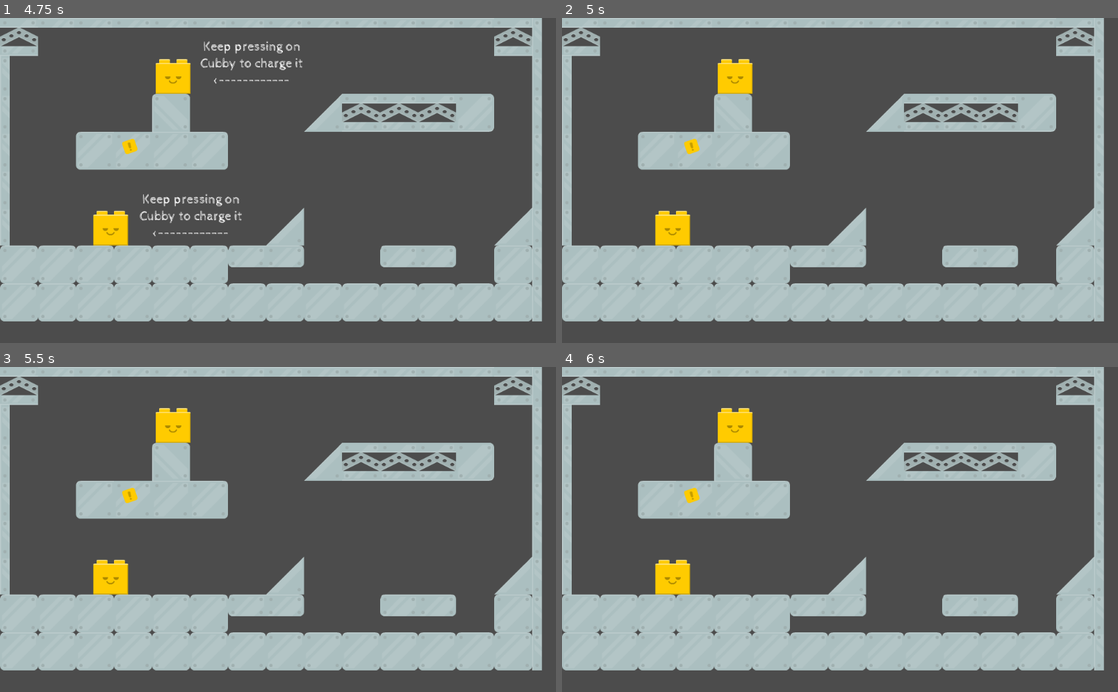
Above: before the commit, frames 1-4 (two rows, left to right).
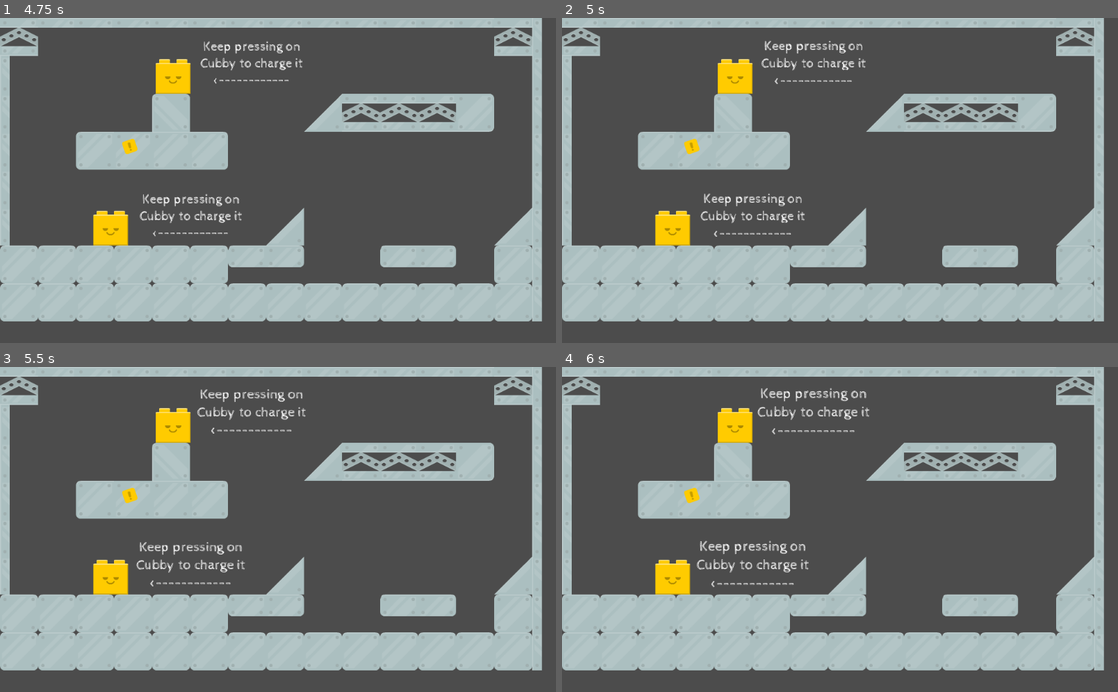
Above: after the commit, the same moments.

Repository: jjramos-dev/Brackeys2020-4
Game: Godot game, scene res://Puppets/PuppetGeneric/PuppetTestJuanjo.tscn
The game is run twice, just before and just after one commit, with the same random seed, the same clock (stepped at 60 frames per second) and the same inputs.
Inputs (mouse positions are in pixels of both pictures, inside the frame that each line leads up to):
- Up to frame 1 (4.75 s): move the mouse to (111, 229) at 0.52 s; hold Right (right) 0.53-2.03 s; click (111, 229) at 0.67 s; tap Space (jump) at 0.77, 1.52, 3.02, 3.77, 4.52 s; move the mouse to (172, 76) at 1.27 s; click (172, 76) at 1.42 s; move the mouse to (333, 109) at 2.02 s; hold Left (left) 2.03-2.78 s; click (333, 109) at 2.17 s; move the mouse to (250, 245) at 2.77 s; hold Right (right) 2.78-4.28 s; click (250, 245) at 2.92 s; move the mouse to (444, 229) at 3.52 s; click (444, 229) at 3.67 s; move the mouse to (111, 131) at 4.27 s; hold Left (left) from 4.28 s (still down); click (111, 131) at 4.42 s
- Up to frame 2 (5 s): keep holding Left (left)
- Up to frame 3 (5.5 s): move the mouse to (305, 529) at 5.02 s; release Left (left) at 5.03 s; hold Right (right) from 5.03 s (still down); click (305, 529) at 5.17 s
- Up to frame 4 (6 s): move the mouse to (756, 448) at 5.77 s; release Right (right) at 5.78 s; hold Left (left) from 5.78 s (still down); click (756, 448) at 5.92 s

Frame 1 is identical in both runs. In frame 2, 1.1% of the frame differs, in the area x 24-55%, y 7-68%; in frame 3, 1.1%; in frame 4, 1.2%, in the area x 24-56%, y 6-68%.

Commit message:
Generic Puppet owns a state machine.

Diff:
--- a/Game/Puppets/Puppet1/Puppet1.gd
+++ b/Game/Puppets/Puppet1/Puppet1.gd
@@ -1,7 +1,5 @@
 extends Puppet
 
-enum STATE {IDLE, WALKING, RECHARGING}
-var state=STATE.IDLE
 
 # Called when the node enters the scene tree for the first time.
 func _ready():
@@ -12,15 +10,15 @@
 	if recharging:
 		state=STATE.RECHARGING
 	elif energy>0:
-		state=STATE.WALKING
+		state=STATE.DISCHARGING
 	else:
 		state=STATE.IDLE
 
 	match state:
 		STATE.IDLE:
 			$AnimationPlayer.play("idle")
-		STATE.WALKING:
 
+		STATE.DISCHARGING:
 			apply_charge(energy,delta)
 			$AnimationPlayer.play("walking")
 
--- /dev/null
+++ b/Game/Puppets/Puppet1/Puppet1TestJuanjo.tscn
@@ -0,0 +1,508 @@
+[gd_scene load_steps=27 format=2]
+
+[ext_resource path="res://Puppets/PuppetGeneric/Puppet.tscn" type="PackedScene" id=1]
+[ext_resource path="res://gui/Hint.tscn" type="PackedScene" id=2]
+[ext_resource path="res://Puppets/PuppetGeneric/GUI.gd" type="Script" id=3]
+[ext_resource path="res://Levels/TestLevel/Graphics/sheet.png" type="Texture" id=4]
+[ext_resource path="res://Player/player.tscn" type="PackedScene" id=5]
+[ext_resource path="res://Puppets/Puppet1/Puppet1.tscn" type="PackedScene" id=6]
+
+[sub_resource type="ConvexPolygonShape2D" id=1]
+points = PoolVector2Array( 70, 70, 0, 70, 0, 0, 70, 0 )
+
+[sub_resource type="ConvexPolygonShape2D" id=2]
+points = PoolVector2Array( 0, 0, 70, 0, 70, 70, 0, 70 )
+
+[sub_resource type="ConvexPolygonShape2D" id=3]
+points = PoolVector2Array( 1.04163, 9.85689, 69.9074, 9.27818, 69.9074, 59.0467, -0.115784, 60.2041 )
+
+[sub_resource type="ConvexPolygonShape2D" id=4]
+points = PoolVector2Array( 0, 0, 70, 0, 68.3101, 39.5193, -0.555664, 40.098 )
+
+[sub_resource type="ConvexPolygonShape2D" id=5]
+points = PoolVector2Array( 0, 0, 70, 0, 68.8657, 40.0749, -0.578766, 40.6536 )
+
+[sub_resource type="ConvexPolygonShape2D" id=6]
+points = PoolVector2Array( 0, 0, 70, 0, 69.4675, 40.0749, 0.0230713, 40.0749 )
+
+[sub_resource type="ConvexPolygonShape2D" id=7]
+points = PoolVector2Array( 68.2638, -0.434418, 68.2638, 68.4313, 1.13419, 69.01 )
+
+[sub_resource type="ConvexPolygonShape2D" id=8]
+points = PoolVector2Array( 0, 0, 70, 0, 70, 70, 0, 70 )
+
+[sub_resource type="ConvexPolygonShape2D" id=9]
+points = PoolVector2Array( 0, 0, 70, 0, 70, 70, 0, 70 )
+
+[sub_resource type="ConvexPolygonShape2D" id=10]
+points = PoolVector2Array( 0, 0, 70, 0, 70, 70, 0, 70 )
+
+[sub_resource type="ConvexPolygonShape2D" id=11]
+points = PoolVector2Array( 0, 0, 70, 0, 69.9999, 18.4292, -0.0232239, 18.4292 )
+
+[sub_resource type="ConvexPolygonShape2D" id=12]
+points = PoolVector2Array( 0, 0, 70, 0, 70, 70, 0, 70 )
+
+[sub_resource type="ConvexPolygonShape2D" id=13]
+points = PoolVector2Array( 0, 0, 70, 0, 70, 70, 0, 70 )
+
+[sub_resource type="ConvexPolygonShape2D" id=14]
+points = PoolVector2Array( 70, 70, 0, 70, 0, 0, 0, 0 )
+
+[sub_resource type="ConvexPolygonShape2D" id=15]
+points = PoolVector2Array( 0, 0, 70, 0, 68, 39, -3, 41 )
+
+[sub_resource type="ConvexPolygonShape2D" id=16]
+points = PoolVector2Array( 0, 0, 70, 0, 70, 70, 0, 70 )
+
+[sub_resource type="ConvexPolygonShape2D" id=17]
+points = PoolVector2Array( 0, 0, 70, 0, 70, 70, 0, 70 )
+
+[sub_resource type="ConvexPolygonShape2D" id=18]
+points = PoolVector2Array( 0, 0, 70, 0, 70, 70, 0, 70 )
+
+[sub_resource type="ConvexPolygonShape2D" id=19]
+points = PoolVector2Array( 0, 0, 70, 0, 70, 70, 0, 70 )
+
+[sub_resource type="TileSet" id=20]
+0/name = "sheet.png 0"
+0/texture = ExtResource( 4 )
+0/tex_offset = Vector2( 0, 0 )
+0/modulate = Color( 1, 1, 1, 1 )
+0/region = Rect2( 0, 70, 70, 70 )
+0/tile_mode = 0
+0/occluder_offset = Vector2( 0, 0 )
+0/navigation_offset = Vector2( 0, 0 )
+0/shape_offset = Vector2( 0, 0 )
+0/shape_transform = Transform2D( 1, 0, 0, 1, 0, 0 )
+0/shape = SubResource( 1 )
+0/shape_one_way = false
+0/shape_one_way_margin = 1.0
+0/shapes = [ {
+"autotile_coord": Vector2( 0, 0 ),
+"one_way": false,
+"one_way_margin": 1.0,
+"shape": SubResource( 1 ),
+"shape_transform": Transform2D( 1, 0, 0, 1, 0, 0 )
+} ]
+0/z_index = 0
+1/name = "sheet.png 1"
+1/texture = ExtResource( 4 )
+1/tex_offset = Vector2( 0, 0 )
+1/modulate = Color( 1, 1, 1, 1 )
+1/region = Rect2( 70, 70, 70, 70 )
+1/tile_mode = 0
+1/occluder_offset = Vector2( 0, 0 )
+1/navigation_offset = Vector2( 0, 0 )
+1/shape_offset = Vector2( 0, 0 )
+1/shape_transform = Transform2D( 1, 0, 0, 1, 0, 0 )
+1/shape = SubResource( 2 )
+1/shape_one_way = false
+1/shape_one_way_margin = 1.0
+1/shapes = [ {
+"autotile_coord": Vector2( 0, 0 ),
+"one_way": false,
+"one_way_margin": 1.0,
+"shape": SubResource( 2 ),
+"shape_transform": Transform2D( 1, 0, 0, 1, 0, 0 )
+} ]
+1/z_index = 0
+2/name = "sheet.png 2"
+2/texture = ExtResource( 4 )
+2/tex_offset = Vector2( 0, 0 )
+2/modulate = Color( 1, 1, 1, 1 )
+2/region = Rect2( 140, 70, 70, 70 )
+2/tile_mode = 0
+2/occluder_offset = Vector2( 0, 0 )
+2/navigation_offset = Vector2( 0, 0 )
+2/shape_offset = Vector2( 0, 0 )
+2/shape_transform = Transform2D( 1, 0, 0, 1, 0, 0 )
+2/shape = SubResource( 12 )
+2/shape_one_way = false
+2/shape_one_way_margin = 1.0
+2/shapes = [ {
+"autotile_coord": Vector2( 0, 0 ),
+"one_way": false,
+"one_way_margin": 1.0,
+"shape": SubResource( 12 ),
+"shape_transform": Transform2D( 1, 0, 0, 1, 0, 0 )
+} ]
+2/z_index = 0
+3/name = "sheet.png 3"
+3/texture = ExtResource( 4 )
+3/tex_offset = Vector2( 0, 0 )
+3/modulate = Color( 1, 1, 1, 1 )
+3/region = Rect2( 210, 70, 70, 70 )
+3/tile_mode = 0
+3/occluder_offset = Vector2( 0, 0 )
+3/navigation_offset = Vector2( 0, 0 )
+3/shape_offset = Vector2( 0, 0 )
+3/shape_transform = Transform2D( 1, 0, 0, 1, 0, 0 )
+3/shape = SubResource( 13 )
+3/shape_one_way = false
+3/shape_one_way_margin = 1.0
+3/shapes = [ {
+"autotile_coord": Vector2( 0, 0 ),
+"one_way": false,
+"one_way_margin": 1.0,
+"shape": SubResource( 13 ),
+"shape_transform": Transform2D( 1, 0, 0, 1, 0, 0 )
+} ]
+3/z_index = 0
+4/name = "sheet.png 4"
+4/texture = ExtResource( 4 )
+4/tex_offset = Vector2( 0, 0 )
+4/modulate = Color( 1, 1, 1, 1 )
+4/region = Rect2( 350, 70, 70, 70 )
+4/tile_mode = 0
+4/occluder_offset = Vector2( 0, 0 )
+4/navigation_offset = Vector2( 0, 0 )
+4/shape_offset = Vector2( 0, 0 )
+4/shape_transform = Transform2D( 1, 0, 0, 1, 0, 0 )
+4/shape = SubResource( 14 )
+4/shape_one_way = false
+4/shape_one_way_margin = 1.0
+4/shapes = [ {
+"autotile_coord": Vector2( 0, 0 ),
+"one_way": false,
+"one_way_margin": 1.0,
+"shape": SubResource( 14 ),
+"shape_transform": Transform2D( 1, 0, 0, 1, 0, 0 )
+} ]
+4/z_index = 0
+5/name = "sheet.png 5"
+5/texture = ExtResource( 4 )
+5/tex_offset = Vector2( 0, 0 )
+5/modulate = Color( 1, 1, 1, 1 )
+5/region = Rect2( 490, 140, 70, 70 )
+5/tile_mode = 0
+5/occluder_offset = Vector2( 0, 0 )
+5/navigation_offset = Vector2( 0, 0 )
+5/shape_offset = Vector2( 0, 0 )
+5/shape_transform = Transform2D( 1, 0, 0, 1, 0, 0 )
+5/shape = SubResource( 15 )
+5/shape_one_way = false
+5/shape_one_way_margin = 1.0
+5/shapes = [ {
+"autotile_coord": Vector2( 0, 0 ),
+"one_way": false,
+"one_way_margin": 1.0,
+"shape": SubResource( 15 ),
+"shape_transform": Transform2D( 1, 0, 0, 1, 0, 0 )
+} ]
+5/z_index = 0
+6/name = "sheet.png 6"
+6/texture = ExtResource( 4 )
+6/tex_offset = Vector2( 0, 0 )
+6/modulate = Color( 1, 1, 1, 1 )
+6/region = Rect2( 0, 210, 70, 70 )
+6/tile_mode = 0
+6/occluder_offset = Vector2( 0, 0 )
+6/navigation_offset = Vector2( 0, 0 )
+6/shape_offset = Vector2( 0, 0 )
+6/shape_transform = Transform2D( 1, 0, 0, 1, 0, 0 )
+6/shape = SubResource( 16 )
+6/shape_one_way = false
+6/shape_one_way_margin = 1.0
+6/shapes = [ {
+"autotile_coord": Vector2( 0, 0 ),
+"one_way": false,
+"one_way_margin": 1.0,
+"shape": SubResource( 16 ),
+"shape_transform": Transform2D( 1, 0, 0, 1, 0, 0 )
+} ]
+6/z_index = 0
+7/name = "sheet.png 7"
+7/texture = ExtResource( 4 )
+7/tex_offset = Vector2( 0, 0 )
+7/modulate = Color( 1, 1, 1, 1 )
+7/region = Rect2( 70, 210, 70, 70 )
+7/tile_mode = 0
+7/occluder_offset = Vector2( 0, 0 )
+7/navigation_offset = Vector2( 0, 0 )
+7/shape_offset = Vector2( 0, 0 )
+7/shape_transform = Transform2D( 1, 0, 0, 1, 0, 0 )
+7/shape = SubResource( 17 )
+7/shape_one_way = false
+7/shape_one_way_margin = 1.0
+7/shapes = [ {
+"autotile_coord": Vector2( 0, 0 ),
+"one_way": false,
+"one_way_margin": 1.0,
+"shape": SubResource( 17 ),
+"shape_transform": Transform2D( 1, 0, 0, 1, 0, 0 )
+} ]
+7/z_index = 0
+8/name = "sheet.png 8"
+8/texture = ExtResource( 4 )
+8/tex_offset = Vector2( 0, 0 )
+8/modulate = Color( 1, 1, 1, 1 )
+8/region = Rect2( 0, 280, 70, 70 )
+8/tile_mode = 0
+8/occluder_offset = Vector2( 0, 0 )
+8/navigation_offset = Vector2( 0, 0 )
+8/shape_offset = Vector2( 0, 0 )
+8/shape_transform = Transform2D( 1, 0, 0, 1, 0, 0 )
+8/shape = SubResource( 18 )
+8/shape_one_way = false
+8/shape_one_way_margin = 1.0
+8/shapes = [ {
+"autotile_coord": Vector2( 0, 0 ),
+"one_way": false,
+"one_way_margin": 1.0,
+"shape": SubResource( 18 ),
+"shape_transform": Transform2D( 1, 0, 0, 1, 0, 0 )
+} ]
+8/z_index = 0
+9/name = "sheet.png 9"
+9/texture = ExtResource( 4 )
+9/tex_offset = Vector2( 0, 0 )
+9/modulate = Color( 1, 1, 1, 1 )
+9/region = Rect2( 70, 280, 70, 70 )
+9/tile_mode = 0
+9/occluder_offset = Vector2( 0, 0 )
+9/navigation_offset = Vector2( 0, 0 )
+9/shape_offset = Vector2( 0, 0 )
+9/shape_transform = Transform2D( 1, 0, 0, 1, 0, 0 )
+9/shape = SubResource( 19 )
+9/shape_one_way = false
+9/shape_one_way_margin = 1.0
+9/shapes = [ {
+"autotile_coord": Vector2( 0, 0 ),
+"one_way": false,
+"one_way_margin": 1.0,
+"shape": SubResource( 19 ),
+"shape_transform": Transform2D( 1, 0, 0, 1, 0, 0 )
+} ]
+9/z_index = 0
+10/name = "sheet.png 10"
+10/texture = ExtResource( 4 )
+10/tex_offset = Vector2( 0, 0 )
+10/modulate = Color( 1, 1, 1, 1 )
+10/region = Rect2( 140, 210, 70, 70 )
+10/tile_mode = 0
+10/occluder_offset = Vector2( 0, 0 )
+10/navigation_offset = Vector2( 0, 0 )
+10/shape_offset = Vector2( 0, 0 )
+10/shape_transform = Transform2D( 1, 0, 0, 1, 0, 0 )
+10/shape = SubResource( 3 )
+10/shape_one_way = false
+10/shape_one_way_margin = 1.0
+10/shapes = [ {
+"autotile_coord": Vector2( 0, 0 ),
+"one_way": false,
+"one_way_margin": 1.0,
+"shape": SubResource( 3 ),
+"shape_transform": Transform2D( 1, 0, 0, 1, 0, 0 )
+} ]
+10/z_index = 0
+11/name = "sheet.png 11"
+11/texture = ExtResource( 4 )
+11/tex_offset = Vector2( 0, 0 )
+11/modulate = Color( 1, 1, 1, 1 )
+11/region = Rect2( 560, 140, 70, 70 )
+11/tile_mode = 0
+11/occluder_offset = Vector2( 0, 0 )
+11/navigation_offset = Vector2( 0, 0 )
+11/shape_offset = Vector2( 0, 0 )
+11/shape_transform = Transform2D( 1, 0, 0, 1, 0, 0 )
+11/shape = SubResource( 4 )
+11/shape_one_way = false
+11/shape_one_way_margin = 1.0
+11/shapes = [ {
+"autotile_coord": Vector2( 0, 0 ),
+"one_way": false,
+"one_way_margin": 1.0,
+"shape": SubResource( 4 ),
+"shape_transform": Transform2D( 1, 0, 0, 1, 0, 0 )
+} ]
+11/z_index = 0
+12/name = "sheet.png 12"
+12/texture = ExtResource( 4 )
+12/tex_offset = Vector2( 0, 0 )
+12/modulate = Color( 1, 1, 1, 1 )
+12/region = Rect2( 490, 70, 70, 70 )
+12/tile_mode = 0
+12/occluder_offset = Vector2( 0, 0 )
+12/navigation_offset = Vector2( 0, 0 )
+12/shape_offset = Vector2( 0, 0 )
+12/shape_transform = Transform2D( 1, 0, 0, 1, 0, 0 )
+12/shape = SubResource( 5 )
+12/shape_one_way = false
+12/shape_one_way_margin = 1.0
+12/shapes = [ {
+"autotile_coord": Vector2( 0, 0 ),
+"one_way": false,
+"one_way_margin": 1.0,
+"shape": SubResource( 5 ),
+"shape_transform": Transform2D( 1, 0, 0, 1, 0, 0 )
+} ]
+12/z_index = 0
+13/name = "sheet.png 13"
+13/texture = ExtResource( 4 )
+13/tex_offset = Vector2( 0, 0 )
+13/modulate = Color( 1, 1, 1, 1 )
+13/region = Rect2( 560, 70, 70, 70 )
+13/tile_mode = 0
+13/occluder_offset = Vector2( 0, 0 )
+13/navigation_offset = Vector2( 0, 0 )
+13/shape_offset = Vector2( 0, 0 )
+13/shape_transform = Transform2D( 1, 0, 0, 1, 0, 0 )
+13/shape = SubResource( 6 )
+13/shape_one_way = false
+13/shape_one_way_margin = 1.0
+13/shapes = [ {
+"autotile_coord": Vector2( 0, 0 ),
+"one_way": false,
+"one_way_margin": 1.0,
+"shape": SubResource( 6 ),
+"shape_transform": Transform2D( 1, 0, 0, 1, 0, 0 )
+} ]
+13/z_index = 0
+14/name = "sheet.png 14"
+14/texture = ExtResource( 4 )
+14/tex_offset = Vector2( 0, 0 )
+14/modulate = Color( 1, 1, 1, 1 )
+14/region = Rect2( 420, 70, 70, 70 )
+14/tile_mode = 0
+14/occluder_offset = Vector2( 0, 0 )
+14/navigation_offset = Vector2( 0, 0 )
+14/shape_offset = Vector2( 0, 0 )
+14/shape_transform = Transform2D( 1, 0, 0, 1, 0, 0 )
+14/shape = SubResource( 7 )
+14/shape_one_way = false
+14/shape_one_way_margin = 1.0
+14/shapes = [ {
+"autotile_coord": Vector2( 0, 0 ),
+"one_way": false,
+"one_way_margin": 1.0,
+"shape": SubResource( 7 ),
+"shape_transform": Transform2D( 1, 0, 0, 1, 0, 0 )
+} ]
+14/z_index = 0
+15/name = "sheet.png 15"
+15/texture = ExtResource( 4 )
+15/tex_offset = Vector2( 0, 0 )
+15/modulate = Color( 1, 1, 1, 1 )
+15/region = Rect2( 140, 140, 70, 70 )
+15/tile_mode = 0
+15/occluder_offset = Vector2( 0, 0 )
+15/navigation_offset = Vector2( 0, 0 )
+15/shape_offset = Vector2( 0, 0 )
+15/shape_transform = Transform2D( 1, 0, 0, 1, 0, 0 )
+15/shape = SubResource( 8 )
+15/shape_one_way = false
+15/shape_one_way_margin = 1.0
+15/shapes = [ {
+"autotile_coord": Vector2( 0, 0 ),
+"one_way": false,
+"one_way_margin": 1.0,
+"shape": SubResource( 8 ),
+"shape_transform": Transform2D( 1, 0, 0, 1, 0, 0 )
+} ]
+15/z_index = 0
+16/name = "sheet.png 16"
+16/texture = ExtResource( 4 )
+16/tex_offset = Vector2( 0, 0 )
+16/modulate = Color( 1, 1, 1, 1 )
+16/region = Rect2( 210, 140, 70, 70 )
+16/tile_mode = 0
+16/occluder_offset = Vector2( 0, 0 )
+16/navigation_offset = Vector2( 0, 0 )
+16/shape_offset = Vector2( 0, 0 )
+16/shape_transform = Transform2D( 1, 0, 0, 1, 0, 0 )
+16/shape = SubResource( 9 )
+16/shape_one_way = false
+16/shape_one_way_margin = 1.0
+16/shapes = [ {
+"autotile_coord": Vector2( 0, 0 ),
+"one_way": false,
+"one_way_margin": 1.0,
+"shape": SubResource( 9 ),
+"shape_transform": Transform2D( 1, 0, 0, 1, 0, 0 )
+} ]
+16/z_index = 0
+17/name = "sheet.png 17"
+17/texture = ExtResource( 4 )
+17/tex_offset = Vector2( 0, 0 )
+17/modulate = Color( 1, 1, 1, 1 )
+17/region = Rect2( 350, 140, 70, 70 )
+17/tile_mode = 0
+17/occluder_offset = Vector2( 0, 0 )
+17/navigation_offset = Vector2( 0, 0 )
+17/shape_offset = Vector2( 0, 0 )
+17/shape_transform = Transform2D( 1, 0, 0, 1, 0, 0 )
+17/shape = SubResource( 10 )
+17/shape_one_way = false
+17/shape_one_way_margin = 1.0
+17/shapes = [ {
+"autotile_coord": Vector2( 0, 0 ),
+"one_way": false,
+"one_way_margin": 1.0,
+"shape": SubResource( 10 ),
+"shape_transform": Transform2D( 1, 0, 0, 1, 0, 0 )
+} ]
+17/z_index = 0
+18/name = "sheet.png 18"
+18/texture = ExtResource( 4 )
+18/tex_offset = Vector2( 0, 0 )
+18/modulate = Color( 1, 1, 1, 1 )
+18/region = Rect2( 420, 210, 70, 70 )
+18/tile_mode = 0
+18/occluder_offset = Vector2( 0, 0 )
+18/navigation_offset = Vector2( 0, 0 )
+18/shape_offset = Vector2( 0, 0 )
+18/shape_transform = Transform2D( 1, 0, 0, 1, 0, 0 )
+18/shape = SubResource( 11 )
+18/shape_one_way = false
+18/shape_one_way_margin = 1.0
+18/shapes = [ {
+"autotile_coord": Vector2( 0, 0 ),
+"one_way": false,
+"one_way_margin": 1.0,
+"shape": SubResource( 11 ),
+"shape_transform": Transform2D( 1, 0, 0, 1, 0, 0 )
+} ]
+18/z_index = 0
+
+[node name="TestLevel" type="Node2D"]
+
+[node name="Scene" type="Node" parent="."]
+
+[node name="TileMap" type="TileMap" parent="Scene"]
+tile_set = SubResource( 20 )
+cell_size = Vector2( 70, 70 )
+format = 1
+tile_data = PoolIntArray( 0, 1610612744, 0, 1, 18, 0, 2, 18, 0, 3, 18, 0, 4, 18, 0, 5, 18, 0, 6, 18, 0, 7, 18, 0, 8, 18, 0, 9, 18, 0, 10, 18, 0, 11, 18, 0, 12, 18, 0, 13, 1610612744, 0, 14, -1073741806, 0, 65536, -1073741806, 0, 65550, -1073741806, 0, 131072, -1073741806, 0, 131076, -1073741821, 0, 131081, 1610612744, 0, 131082, 1610612744, 0, 131083, 1610612744, 0, 131086, -1073741806, 0, 196608, -1073741806, 0, 196610, 1, 0, 196611, 15, 0, 196612, 2, 0, 196613, 3, 0, 196622, -1073741806, 0, 262144, -1073741806, 0, 262158, -1073741806, 0, 327680, -1073741806, 0, 327693, 14, 0, 327694, -1073741806, 0, 393216, 0, 0, 393217, 0, 0, 393218, 0, 0, 393219, 0, 0, 393220, 0, 0, 393221, 0, 0, 393226, 13, 0, 393227, 11, 0, 393229, 0, 0, 393230, -1073741806, 0, 458752, 0, 0, 458753, 0, 0, 458754, 0, 0, 458755, 0, 0, 458756, 0, 0, 458757, 0, 0, 458758, 0, 0, 458759, 0, 0, 458760, 0, 0, 458761, 0, 0, 458762, 0, 0, 458763, 0, 0, 458764, 0, 0, 458765, 0, 0, 458766, -1073741806, 0 )
+
+[node name="Player" type="Node" parent="."]
+
+[node name="player" parent="Player" instance=ExtResource( 5 )]
+position = Vector2( 170, 176.349 )
+
+[node name="Enemies" type="Node" parent="."]
+
+[node name="Machines" type="Node" parent="."]
+
+[node name="Puppet2" parent="Machines" instance=ExtResource( 1 )]
+position = Vector2( 315, 103.349 )
+
+[node name="Puppet1" parent="Machines" instance=ExtResource( 6 )]
+position = Vector2( 130, 373 )
+
+[node name="Sounds" type="Node" parent="."]
+
+[node name="GUI" type="Control" parent="."]
+script = ExtResource( 3 )
+__meta__ = {
+"_edit_use_anchors_": false
+}
+
+[node name="Hint" parent="GUI" instance=ExtResource( 2 )]
+position = Vector2( 464, 84.3491 )
+
+[node name="Timer" type="Timer" parent="GUI"]
+wait_time = 5.0
+one_shot = true
+autostart = true
+[connection signal="timeout" from="GUI/Timer" to="GUI" method="_on_Timer_timeout"]
--- a/Game/Puppets/Puppet1/TestLevelJuanjo.tscn
+++ /dev/null
@@ -1,9 +0,0 @@
-[gd_scene load_steps=3 format=2]
-
-[ext_resource path="res://Puppets/PuppetGeneric/PuppetTestJuanjo.tscn" type="PackedScene" id=1]
-[ext_resource path="res://Puppets/Puppet1/Puppet1.tscn" type="PackedScene" id=2]
-
-[node name="TestLevel" instance=ExtResource( 1 )]
-
-[node name="Puppet3" parent="Machines" index="2" instance=ExtResource( 2 )]
-position = Vector2( 682, 90 )
--- a/Game/Puppets/PuppetGeneric/GUI.gd
+++ b/Game/Puppets/PuppetGeneric/GUI.gd
@@ -17,5 +17,6 @@
 
 
 func _on_Timer_timeout():
-	$Hint.visible=false
-	$Hint2.visible=false
+	#$Hint.visible=false
+	#$Hint2.visible=false
+	pass
--- a/Game/Puppets/PuppetGeneric/Puppet.gd
+++ b/Game/Puppets/PuppetGeneric/Puppet.gd
@@ -1,5 +1,9 @@
 extends KinematicBody2D
 class_name Puppet
+
+
+enum STATE {IDLE, DISCHARGING, RECHARGING} # Discharging==IDLE
+var state=STATE.IDLE
 
 export var max_energy=10
 
@@ -20,8 +24,10 @@
 # Called when the node enters the scene tree for the first time.
 func _ready():
 	$TextureProgress.max_value=max_energy
+	state=STATE.IDLE
 
 func _physics_process(delta):
+
 	if recharging:
 		recharge(delta*recharge_rate)
 
@@ -29,12 +35,13 @@
 		apply_charge(energy,delta)
 		discharge(delta)
 
+	# todo: Copy from player!!!!!!
 	if is_on_floor():
 		gravity_speed=Vector2(0,10)
 	else:
 		gravity_speed+=Vector2(0,10*delta)
 
-
+	# todo: change. Show only when player near or charging.
 	if energy>0:
 		$TextureProgress.visible=true
 		update_bar(energy)
@@ -47,13 +54,14 @@
 
 
 func discharge(en):
+	state=STATE.DISCHARGING
 	energy -= en
 	if energy < 0:
 		energy = 0
 		_on_discharge()   # Should it be a signal?
 
 func _on_discharge():
-	pass
+	state=STATE.IDLE
 
 func apply_charge(en,delta):
 	var dir=Vector2(0,0)
@@ -63,9 +71,12 @@
 	move_and_slide(dir*speed*delta+gravity_speed,Vector2.UP)
 
 func recharge(amount):
+	state=STATE.RECHARGING
 	energy=energy+amount
-	if energy > max_energy_charged:
-		max_energy_charged = energy
+#	if energy > max_energy_charged:
+#		max_energy_charged = energy
+	if energy>max_energy:
+		energy=max_energy
 
 
 # If is touchable, we can put energy in the Puppet:
@@ -74,6 +85,6 @@
 	if isTouchable:
 		if event is InputEventMouseButton:
 			if event.pressed:
-				recharging=true
+				recharging=true   # we need this boolean because it is not a sate compatible with the others... it's an external state.
 			elif not event.pressed:
 				recharging=false
